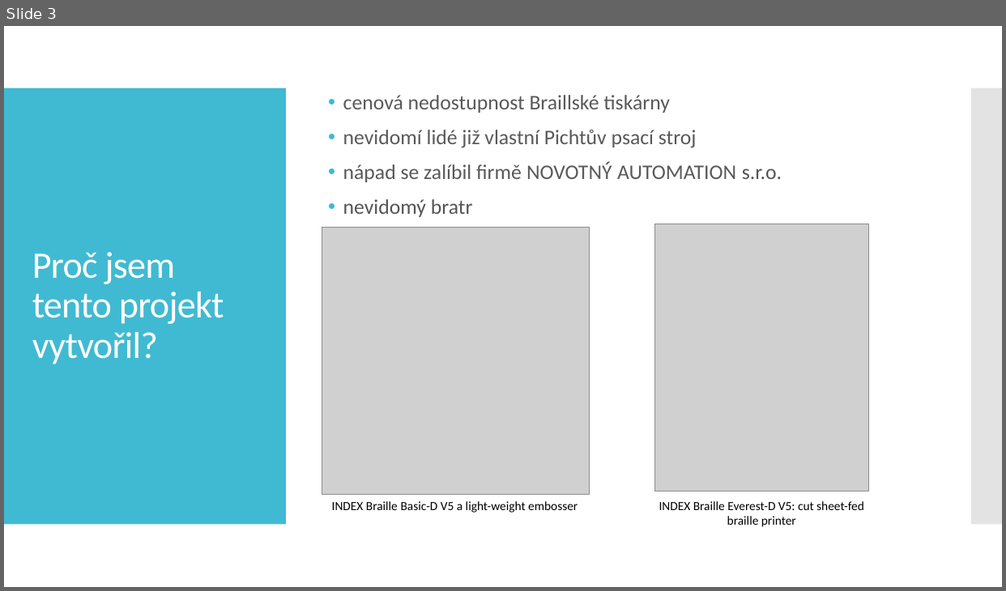
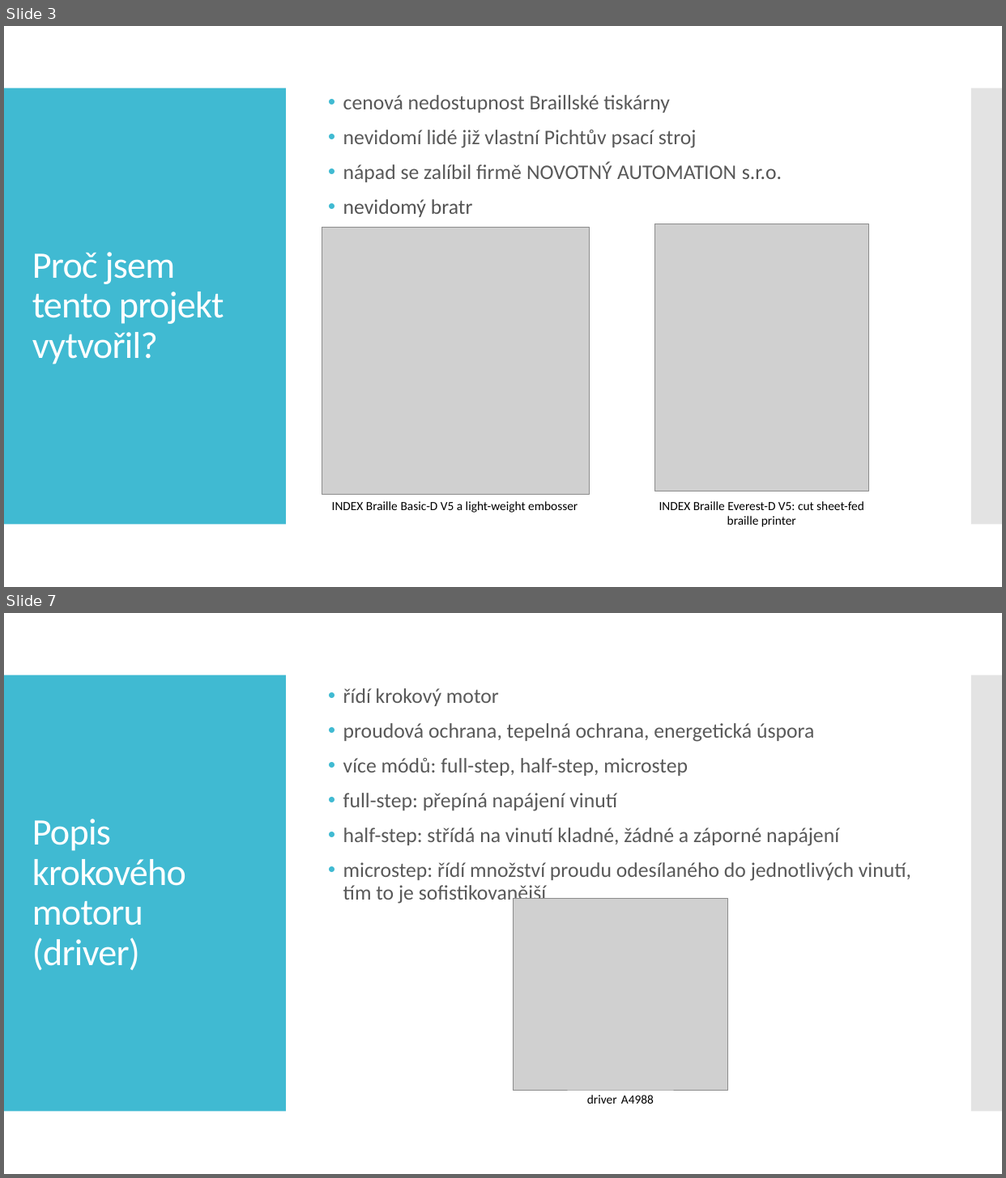
Before and after one commit to CallMeRZIBI/Braille_typwriter_printer, a slide deck: maturity_exam/MP2024-Michalenko-Jakub-E4C-Tiskárna_z_Braillova_psacího_stroje.pptx. Shown one above the other, each under a label of ours: slide 3 before the commit, slides 3 and 7 after it; the slides between them are not shown. The pictures are 1006x591 and 1006x1178 pixels, drawn with LibreOffice and Linux fonts; fonts in the diff are those of the drawing; grey boxes stand for pictures. Boxes give left, top, right and bottom in pixels: in the first picture for what was removed or moved away, otherwise in the second. Text is boxed around its words. In the diff, an @@ line names an element or a change of style, - is before the commit and + after.

Commit message:
working on presentation

```diff
--- a/maturity_exam/MP2024-Michalenko-Jakub-E4C-Tiskárna_z_Braillova_psacího_stroje.pptx
+++ b/maturity_exam/MP2024-Michalenko-Jakub-E4C-Tiskárna_z_Braillova_psacího_stroje.pptx
@@ slide 7 added at [4,613,1002,1174], background #FFFFFF; not listed: 2 template elements that a slide beside it also shows @@
@@ text added at [343,688,911,905], 20 pt, text #595959 @@
+• řídí krokový motor
+• proudová ochrana, tepelná ochrana, energetická úspora
+• více módů: full-step, half-step, microstep
+• full-step: přepíná napájení vinutí
+• half-step: střídá na vinutí kladné, žádné a záporné napájení
+• microstep: řídí množství proudu odesílaného do jednotlivých vinutí, tím to je sofistikovanější
@@ title added at [32,819,186,970], 36 pt, text #FFFFFF @@
+Popis krokového motoru
+(driver)
@@ picture added at [513,899,728,1091] @@
@@ text added at [587,1095,654,1104], 12 pt, text #000000 @@
+driver A4988
```
Also in this commit, not shown: 3 other slides added, 1 slide removed.
